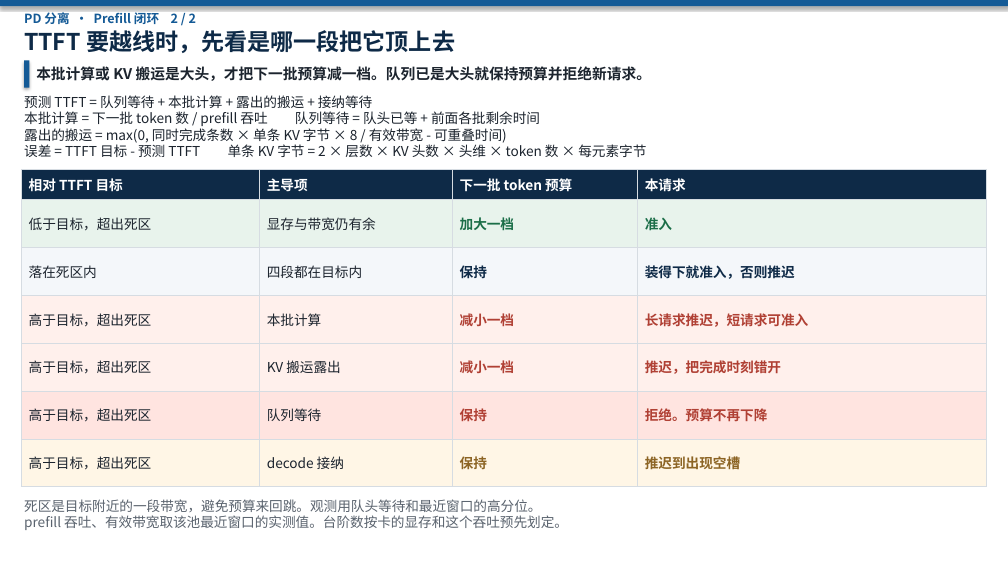
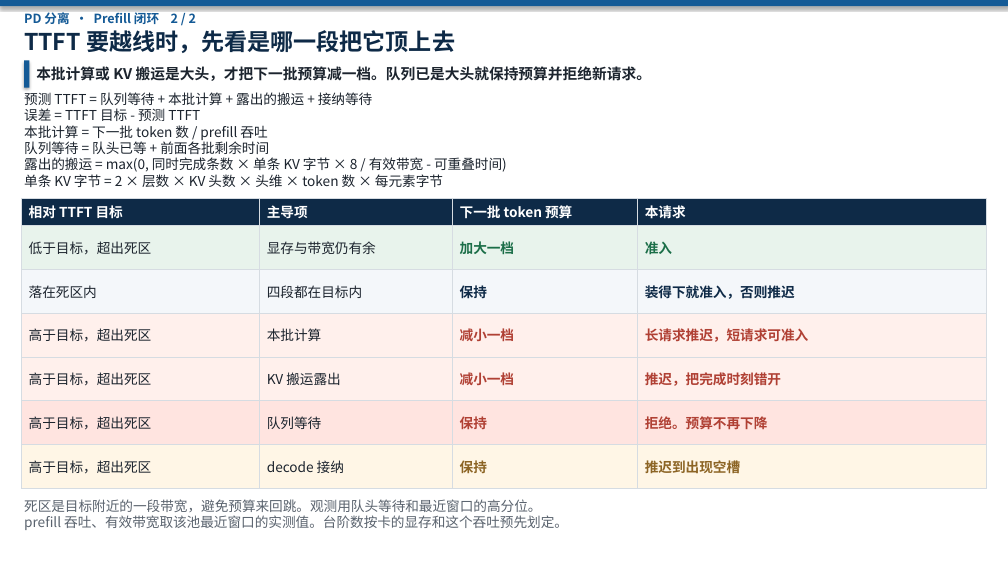
Before and after one commit to 69515164-rgb/UCL-MPComm, a slide deck: slide 2 of docs/token-slo-engine.pptx. Drawn at 1008x567 pixels with LibreOffice and Linux fonts; fonts in the diff are those of the drawing. Boxes give left, top, right and bottom in pixels: in the first picture for what was removed or moved away, otherwise in the second. Text is boxed around its words. In the diff, an @@ line names an element or a change of style, - is before the commit and + after.

```diff
--- a/docs/token-slo-engine.pptx
+++ b/docs/token-slo-engine.pptx
@@ text at (x1=24, y1=108, x2=269, y2=158): text changed @@
-本批计算 = 下一批 token 数 / prefill 吞吐 队列等待 = 队头已等 + 前面各批剩余时间
+误差 = TTFT 目标 - 预测 TTFT
+本批计算 = 下一批 token 数 / prefill 吞吐
+队列等待 = 队头已等 + 前面各批剩余时间
@@ text at (x1=24, y1=174, x2=443, y2=187): text changed @@
-误差 = TTFT 目标 - 预测 TTFT 单条 KV 字节 = 2 × 层数 × KV 头数 × 头维 × token 数 × 每元素字节
+单条 KV 字节 = 2 × 层数 × KV 头数 × 头维 × token 数 × 每元素字节
@@ table resized from (x1=21, y1=169, x2=987, y2=487) to (x1=21, y1=198, x2=987, y2=488) @@
```
Also in this commit, not shown: 1 other slide changed, 1 other file.
